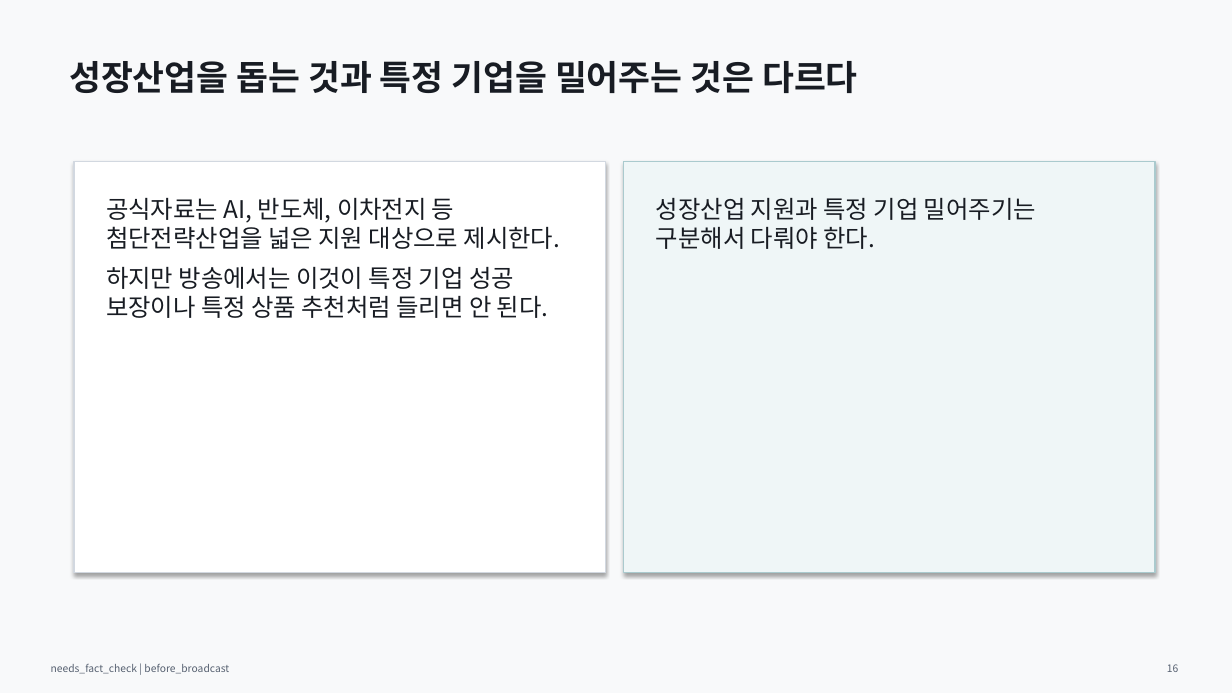
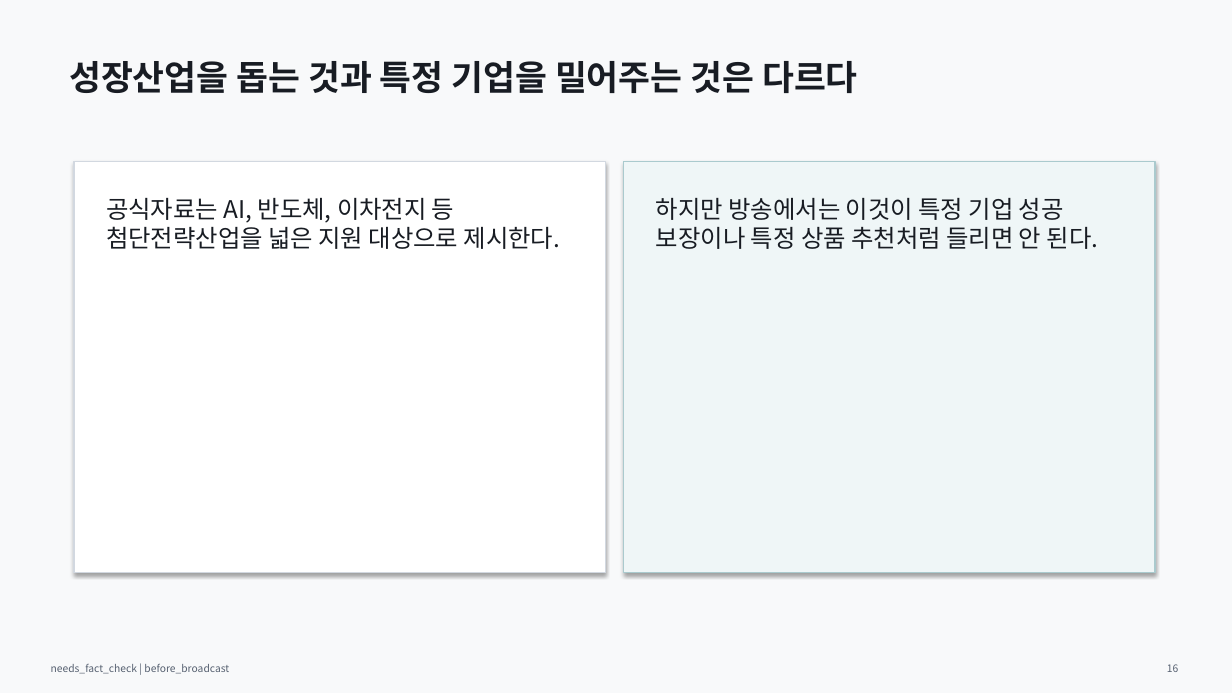
Before and after one commit to Rlearnchan/luddite, a slide deck: slide 16 of outputs/pptx/productive_finance_policy_draft.pptx. Drawn at 1232x693 pixels with LibreOffice and Linux fonts; fonts in the diff are those of the drawing. Boxes give left, top, right and bottom in pixels: in the first picture for what was removed or moved away, otherwise in the second. Text is boxed around its words. In the diff, an @@ line names an element or a change of style, - is before the commit and + after.

```diff
--- a/outputs/pptx/productive_finance_policy_draft.pptx
+++ b/outputs/pptx/productive_finance_policy_draft.pptx
@@ text at bbox=[656, 198, 1099, 249]: text changed @@
-성장산업 지원과 특정 기업 밀어주기는 구분해서 다뤄야 한다.
+하지만 방송에서는 이것이 특정 기업 성공 보장이나 특정 상품 추천처럼 들리면 안 된다.
@@ text at bbox=[106, 267, 549, 318]: paragraph removed @@
-하지만 방송에서는 이것이 특정 기업 성공 보장이나 특정 상품 추천처럼 들리면 안 된다.
```
Also in this commit, not shown: 15 other slides changed, 8 other files.
